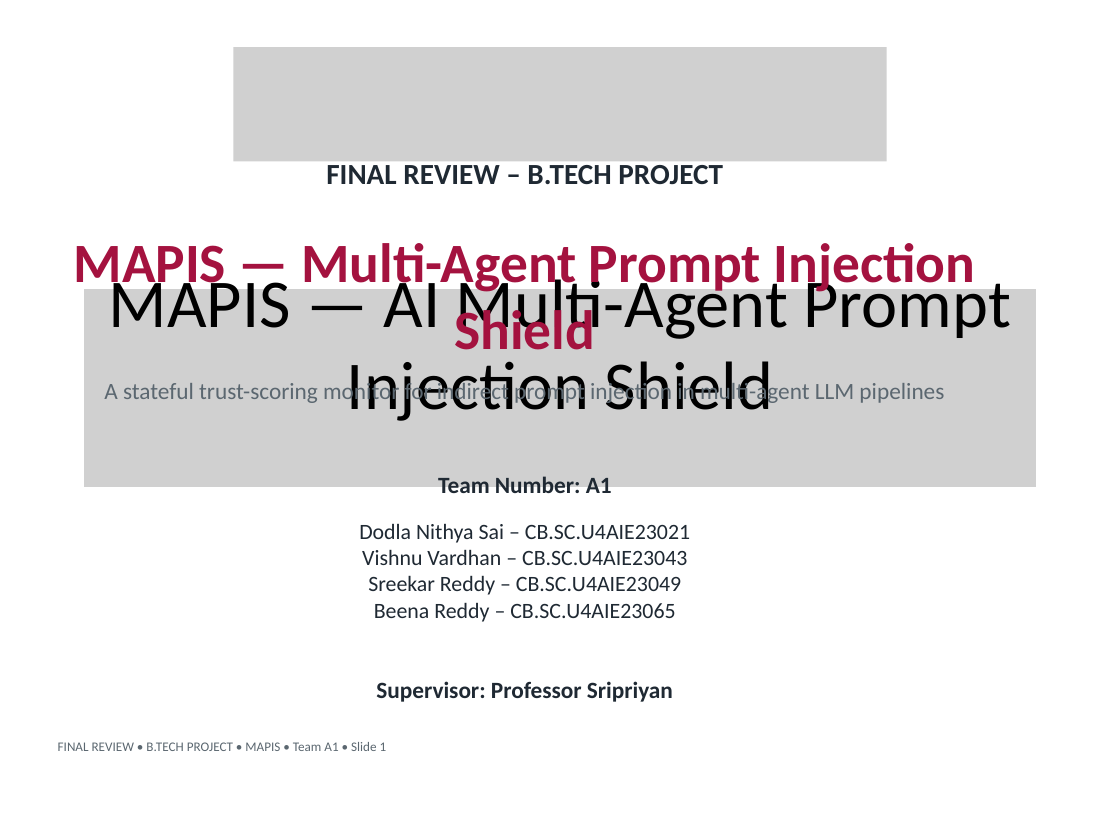
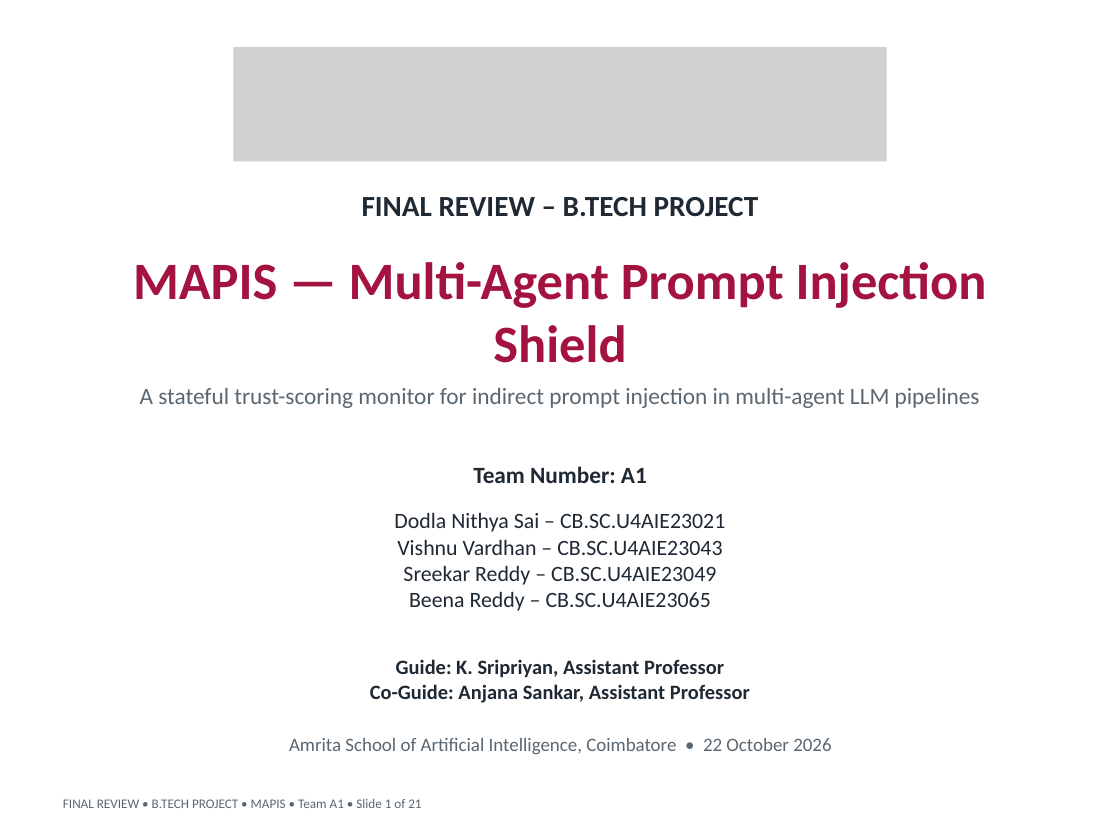
Before and after one commit to Vishnu868/Mapis, a slide deck: slide 1 of docs/presentation/MAPIS_Final_Review.pptx. Drawn at 1120x840 pixels with LibreOffice and Linux fonts; fonts in the diff are those of the drawing; grey boxes stand for pictures. Boxes give left, top, right and bottom in pixels: in the first picture for what was removed or moved away, otherwise in the second. Text is boxed around its words. In the diff, an @@ line names an element or a change of style, - is before the commit and + after.

Commit message:
Final review deck: 21 slides on the First Review template with the latest 5-seed and tampering-check results; replaces the Beamer deck in docs/final

```diff
--- a/docs/presentation/MAPIS_Final_Review.pptx
+++ b/docs/presentation/MAPIS_Final_Review.pptx
@@ text "FINAL REVIEW – B.TECH PROJECT" rewrapped from (326, 160, 723, 184) to (362, 197, 759, 217) @@
@@ text "MAPIS — Multi-Agent Prompt Injection ...": place and size @@
-text "MAPIS — Multi-Agent Prompt Injection ..." at (74, 243, 976, 363)
+text "MAPIS — Multi-Agent Prompt Injection ..." at (133, 262, 987, 363)
@@ text "MAPIS — Multi-Agent Prompt Injection ..." at (133, 262, 987, 363): size 38 to 36 pt @@
@@ picture removed at (84, 297, 1036, 488) @@
@@ picture removed at (84, 289, 1036, 487) @@
@@ text removed at (109, 271, 1011, 421) @@
-MAPIS — AI Multi-Agent Prompt Injection Shield
@@ text "A stateful trust-scoring monitor for ..." rewrapped from (104, 379, 944, 405) to (140, 388, 980, 408) @@
@@ text "Team Number: A1" rewrapped from (438, 476, 612, 499) to (473, 466, 647, 483) @@
@@ text "Dodla Nithya Sai – CB.SC.U4AIE23021": place and size @@
-text "Dodla Nithya Sai – CB.SC.U4AIE23021" at (359, 523, 690, 622)
+text "Dodla Nithya Sai – CB.SC.U4AIE23021" at (394, 512, 725, 611)
@@ text at (370, 659, 750, 703): text changed; size 16 to 14 pt @@
-Supervisor: Professor Sripriyan
+Guide: K. Sripriyan, Assistant Professor
+Co-Guide: Anjana Sankar, Assistant Professor
@@ text added at (289, 738, 831, 754), 13 pt, text #5B6770 @@
+Amrita School of Artificial Intelligence, Coimbatore • 22 October 2026
@@ text at (63, 799, 421, 808): text changed @@
-FINAL REVIEW • B.TECH PROJECT • MAPIS • Team A1 • Slide 1
+FINAL REVIEW • B.TECH PROJECT • MAPIS • Team A1 • Slide 1 of 21
```
Also in this commit, not shown: 13 other slides changed, 7 slides added, 3 slides removed, 6 other files.
